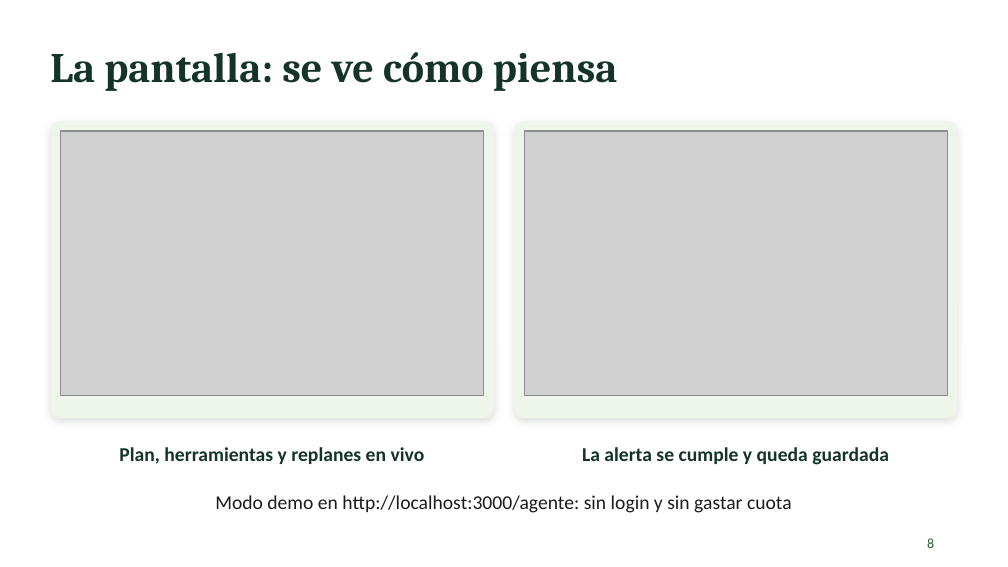
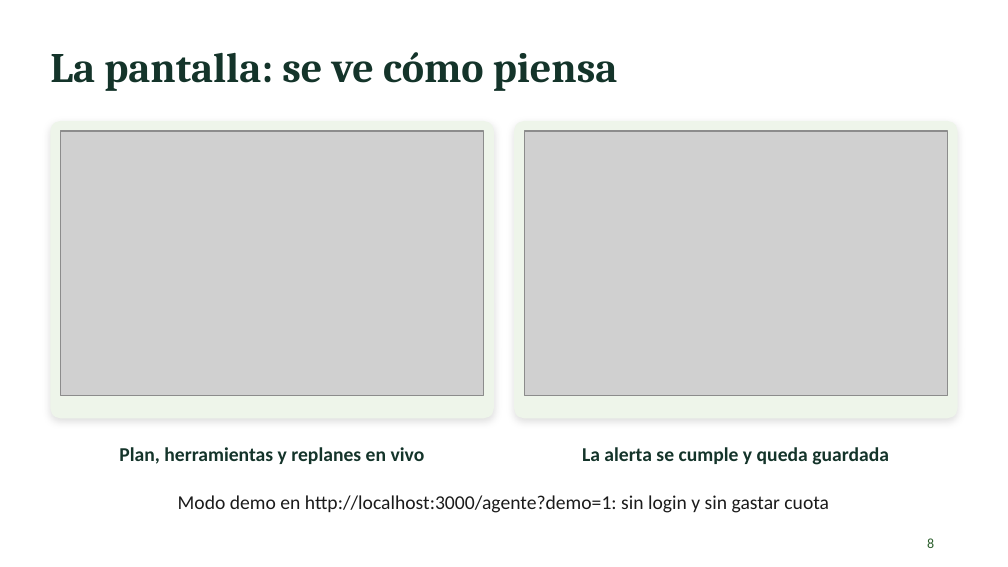
Before and after one commit to niKo-ing/PROYECTOENGINEER-AI, a slide deck: slide 8 of docs/agente/Presentacion_EP2_Agente_TodoBarato.pptx. Drawn at 1008x567 pixels with LibreOffice and Linux fonts; fonts in the diff are those of the drawing; grey boxes stand for pictures. Boxes give left, top, right and bottom in pixels: in the first picture for what was removed or moved away, otherwise in the second. Text is boxed around its words. In the diff, an @@ line names an element or a change of style, - is before the commit and + after.

```diff
--- a/docs/agente/Presentacion_EP2_Agente_TodoBarato.pptx
+++ b/docs/agente/Presentacion_EP2_Agente_TodoBarato.pptx
@@ text at box(178, 495, 829, 513): text changed @@
-Modo demo en http://localhost:3000/agente: sin login y sin gastar cuota
+Modo demo en http://localhost:3000/agente?demo=1: sin login y sin gastar cuota
```
Also in this commit, not shown: 5 other files.
